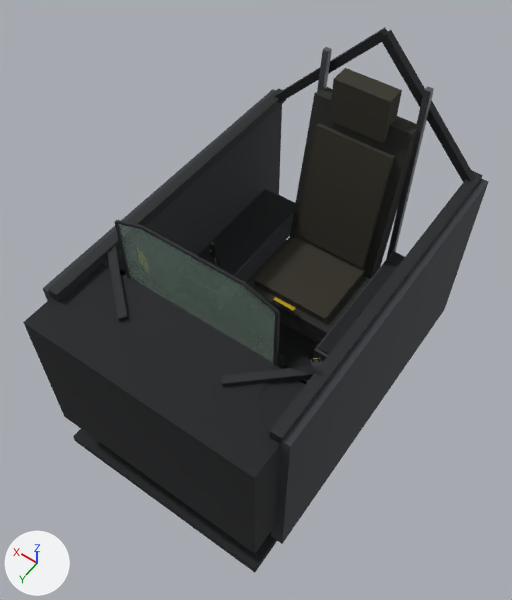
The Blender file assets-src/blend/cockpit_classic.blend as it was, and as the next commit left it.
The view is the same before and after, from a camera (50 mm lens) standing at (-1.13, 2.0, 2.04) and looking at (0.0, 0.42, -0.44). Arrows for +X, +Y and +Z are at lower left; the lights stay in place. The picture after the commit comes second.

Names of what the first picture shows: 'cushion_121', 'cushion_123', 'cushion_124', 'dark_100', 'dark_105', 'dark_109', 'dark_110', 'dark_98', 'frame_103', 'frame_107', 'hud_glass_96', 'metal_125', 'metal_126', 'panel_grey_102', 'panel_grey_104', 'panel_grey_106', 'panel_grey_108', 'seat_120', 'seat_122' and 14 more.
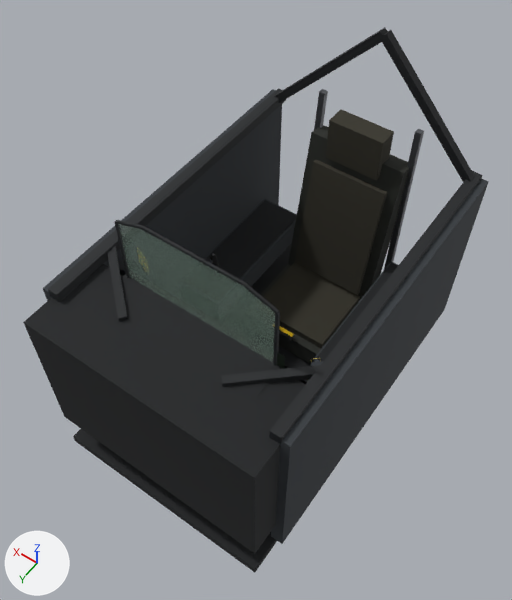
ob_control_action_eject is not drawn itself; it is the parent of ob_moving_039.

What the commit changed:
Object 'panel_grey_104' (ob_panel_grey_104) moves from (-0.4, -0.02, -0.74) to (-0.4, -0.02, -0.82).
Object 'dark_105' (ob_dark_105) moves from (-0.4, -0.02, -0.667) to (-0.4, -0.02, -0.747).
Object 'panel_grey_108' (ob_panel_grey_108) moves from (0.4, -0.02, -0.74) to (0.4, -0.02, -0.82).
Object 'dark_109' (ob_dark_109) moves from (0.4, -0.02, -0.667) to (0.4, -0.02, -0.747).
Object 'seat_120' (ob_seat_120) moves from (0.0, -0.08, -0.82) to (0.0, -0.08, -1.04).
Object 'cushion_121' (ob_cushion_121) moves from (0.0, -0.08, -0.745) to (0.0, -0.08, -0.965).
Object 'seat_122' (ob_seat_122) moves from (0.0, -0.36, -0.36) to (0.0, -0.36, -0.58).
Object 'cushion_123' (ob_cushion_123) moves from (0.0, -0.3, -0.38) to (0.0, -0.3, -0.6).
Object 'cushion_124' (ob_cushion_124) moves from (0.0, -0.4, 0.1) to (0.0, -0.4, -0.12).
Object 'metal_125' (ob_metal_125) moves from (-0.26, -0.435, -0.315) to (-0.26, -0.435, -0.535).
Object 'metal_126' (ob_metal_126) moves from (0.26, -0.435, -0.315) to (0.26, -0.435, -0.535).
Object 'control_Action_Eject_' (ob_control_action_eject) moves from (0.0, 0.2, -0.74) to (0.0, 0.2, -0.96).

Where the change shows, as pixel boxes [x1, y1, x2, y2] in the pictures (512 x 600 px):
'cushion_123', moved: before [296, 123, 395, 268]; after [295, 160, 388, 295]
'cushion_121', moved: before [255, 235, 365, 323]; after [263, 262, 360, 349]
'seat_122', moved: before [290, 87, 418, 279]; after [288, 125, 409, 301]
'cushion_124', moved: before [329, 68, 402, 143]; after [326, 109, 394, 181]
'dark_109', moved: before [198, 189, 295, 275]; after [205, 200, 296, 279]
'seat_120', moved: before [247, 237, 374, 343]; after [260, 264, 354, 364]
'panel_grey_108', moved: before [197, 188, 295, 283]; after [204, 199, 297, 287]
'dark_105', moved: before [318, 253, 404, 355]; after [317, 263, 398, 361]
'metal_125', moved: before [386, 86, 434, 259]; after [384, 129, 424, 269]
'metal_126', moved: before [317, 47, 332, 92]; after [314, 89, 328, 130]
'panel_grey_104', moved (mostly hidden): before [313, 251, 405, 362]; after [313, 261, 398, 362]
'yellow_493', moved: before [273, 297, 296, 311]; after [279, 326, 294, 337]
'rubber_494', moved: before [290, 310, 295, 315]; after [289, 335, 294, 341]
'rubber_495', moved (not visible afterwards): before [272, 300, 276, 305]
